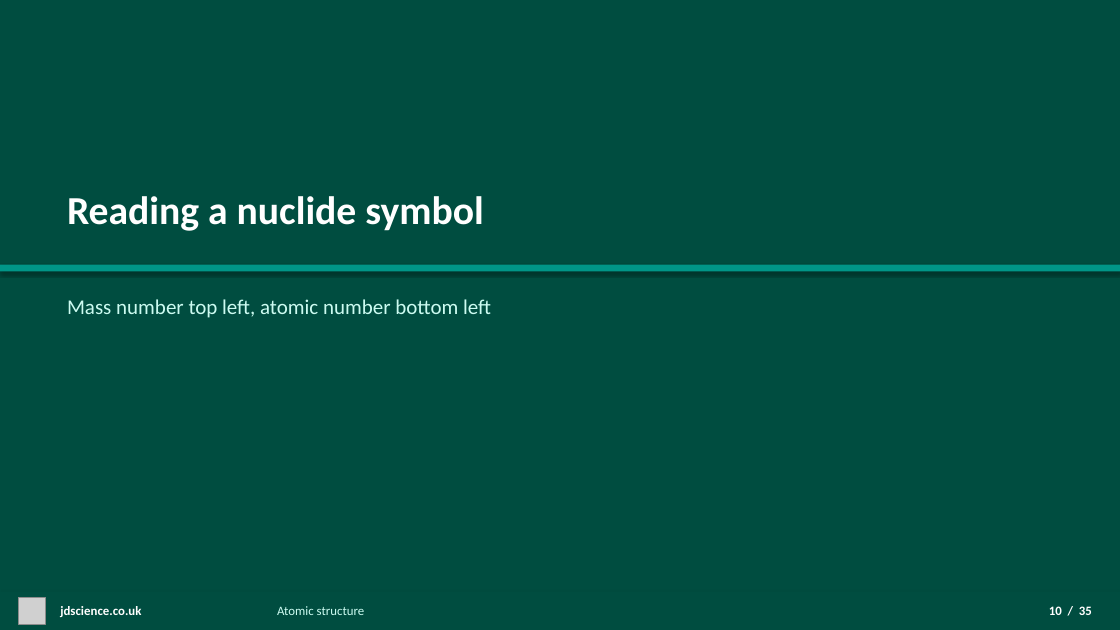
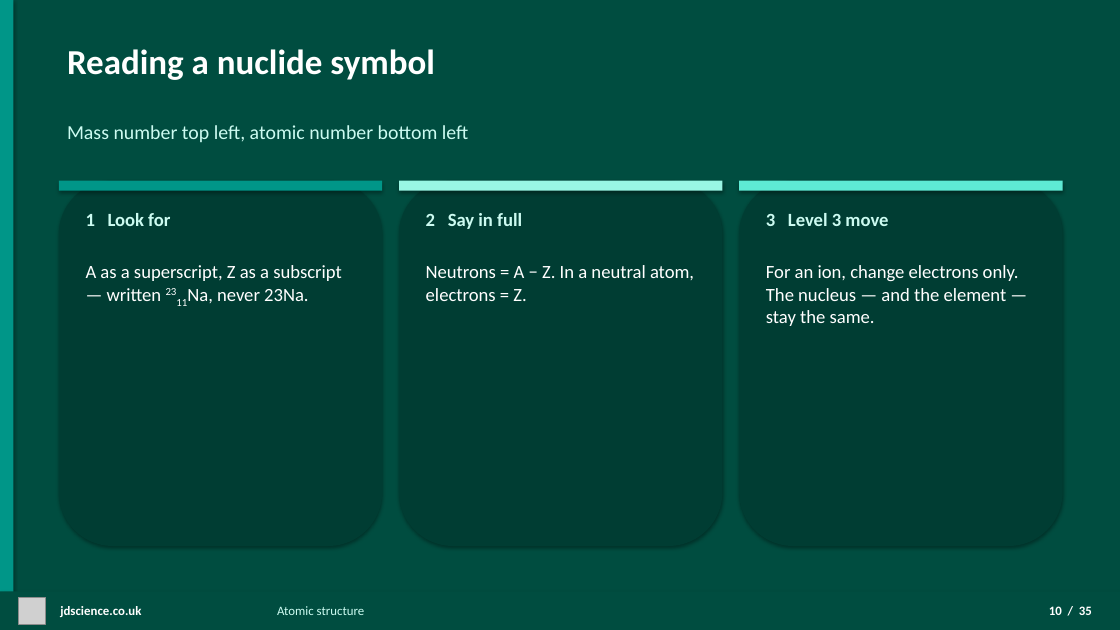
Before and after one commit to moky107/jdscience-website, a slide deck: slide 10 of content/lessons/atomic-structure/btec-unit-1-chemistry-atomic-structure.pptx. Drawn at 1120x630 pixels with LibreOffice and Linux fonts; fonts in the diff are those of the drawing; grey boxes stand for pictures. Boxes give left, top, right and bottom in pixels: in the first picture for what was removed or moved away, otherwise in the second. Text is boxed around its words. In the diff, an @@ line names an element or a change of style, - is before the commit and + after.

```diff
--- a/content/lessons/atomic-structure/btec-unit-1-chemistry-atomic-structure.pptx
+++ b/content/lessons/atomic-structure/btec-unit-1-chemistry-atomic-structure.pptx
@@ rectangle added at box(0, 0, 13, 630), fill #009688 @@
@@ text "Reading a nuclide symbol": place and size @@
-text "Reading a nuclide symbol" at box(67, 196, 483, 231)
+text "Reading a nuclide symbol" at box(67, 49, 435, 80)
@@ text "Reading a nuclide symbol" at box(67, 49, 435, 80): size 34 to 30 pt @@
@@ text "Mass number top left, atomic ...": place and size @@
-text "Mass number top left, atomic ..." at box(67, 299, 491, 318)
+text "Mass number top left, atomic ..." at box(67, 125, 468, 142)
@@ text "Mass number top left, atomic ..." at box(67, 125, 468, 142): size 18 to 17 pt @@
@@ rounded rectangle added at box(59, 181, 382, 546), fill #003D33 @@
@@ rectangle added at box(59, 181, 382, 191), fill #009688 @@
@@ rounded rectangle added at box(399, 181, 723, 546), fill #003D33 @@
@@ rectangle added at box(399, 181, 723, 191), fill #99F6E4 @@
@@ rounded rectangle added at box(739, 181, 1063, 546), fill #003D33 @@
@@ rectangle added at box(739, 181, 1063, 191), fill #5EEAD4 @@
@@ text added at box(86, 213, 170, 226), 16 pt, text #CCFBF1, bold @@
+1 Look for
@@ text added at box(426, 213, 522, 229), 16 pt, text #CCFBF1, bold @@
+2 Say in full
@@ text added at box(766, 213, 888, 226), 16 pt, text #CCFBF1, bold @@
+3 Level 3 move
@@ rectangle removed at box(0, 265, 1120, 271) @@
@@ text added at box(86, 265, 342, 301), 16 pt, text #FFFFFF @@
+A as a superscript, Z as a subscript — written 2311Na, never 23Na.
@@ text added at box(426, 265, 694, 301), 16 pt, text #FFFFFF @@
+Neutrons = A − Z. In a neutral atom, electrons = Z.
@@ text added at box(766, 265, 1019, 326), 16 pt, text #FFFFFF @@
+For an ion, change electrons only. The nucleus — and the element — stay the same.
```
Also in this commit, not shown: 9 other slides changed, 42 other files.
